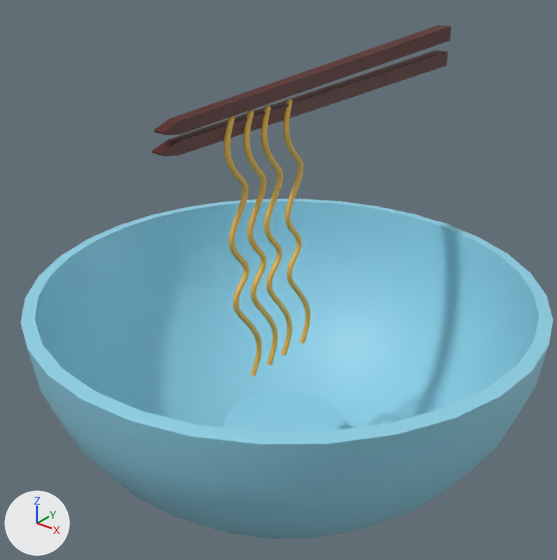
The glTF model public/noodle.glb as it was, and as the next commit left it.
Before and after are seen from a 50 mm camera at (1.68, -2.19, 2.3) aimed at (-0.09, 0.02, 0.94). Arrows for +X, +Y and +Z are at lower left; the lights stay in place. Vertices at the same position are counted once.

Before the edit, the objects in view are built like this:
```python
mat_material_003 = principled_material('Material.003')
mat_material_003.base_color = (0.278, 0.646, 0.802)  # cyan #90d2e7
me_cylinder = bpy.data.meshes.new('Cylinder')
me_cylinder.from_pydata(...)  # 3528 vertices, 6944 faces; spans x -1.0..1.0, y -1.04..1.17, z -0.01..1.82
# faces by material slot: [1116, 5760, 68]
me_cylinder.materials.append(mat_material_003)  # cyan #90d2e7
me_cylinder.materials.append(mat_material_004)  # yellow #e7ba50
me_cylinder.materials.append(mat_material_005)  # dark red #500701
ob_cylinder = bpy.data.objects.new('Cylinder', me_cylinder)
ob_cylinder.location = (0.0, 0.0, 0.0)
```
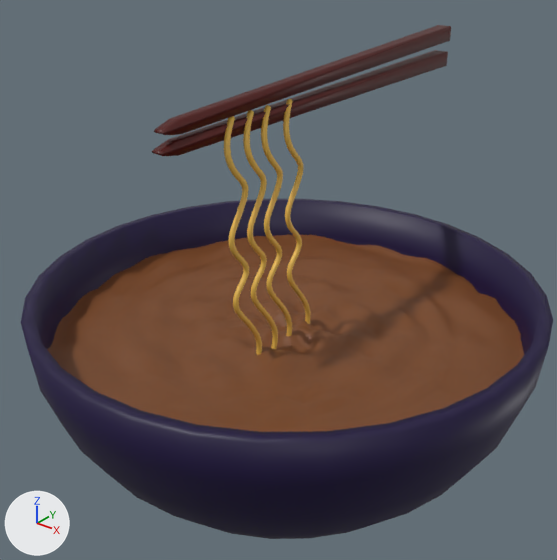
The change, as a list of edits to the scene's bpy script:
```text
Change mat_material_003:
    mat_material_003.base_color: (0.278, 0.646, 0.802) -> (0.00705, 0.0, 0.0432)  # cyan #90d2e7 -> dark purple #14003b
Add mat_material_023:
    mat_material_023 = principled_material('Material.023')
    mat_material_023.base_color = (0.188, 0.0619, 0.0156)  # brown #784622
Change me_cylinder:
    used by ob_cylinder; location = (0.0, 0.0, 0.0)
    remove me_cylinder.from_pydata(...)  # 3528 vertices, 6944 faces; spans x -1.0..1.0, y -1.04..1.17, z -0.01..1.82
    add me_cylinder.from_pydata(...)  # 4920 vertices, 9678 faces; spans x -1.0..1.0, y -1.04..1.17, z -0.01..1.82
    me_cylinder part 1: a new loose piece of 1392 vertices spanning x -0.94..0.94, y -0.98..0.9, z 0.75..0.81, in mat_material_023 (brown #784621)
    add me_cylinder.materials.append(mat_material_023)  # brown #784622
```

Where the change shows, as pixel boxes [x1, y1, x2, y2] in the pictures (557 x 560 px):
'Cylinder', recoloured, reshaped
    both: [21, 25, 553, 539]
part 1 of me_cylinder, added (brown)
    after: [47, 234, 524, 432]
